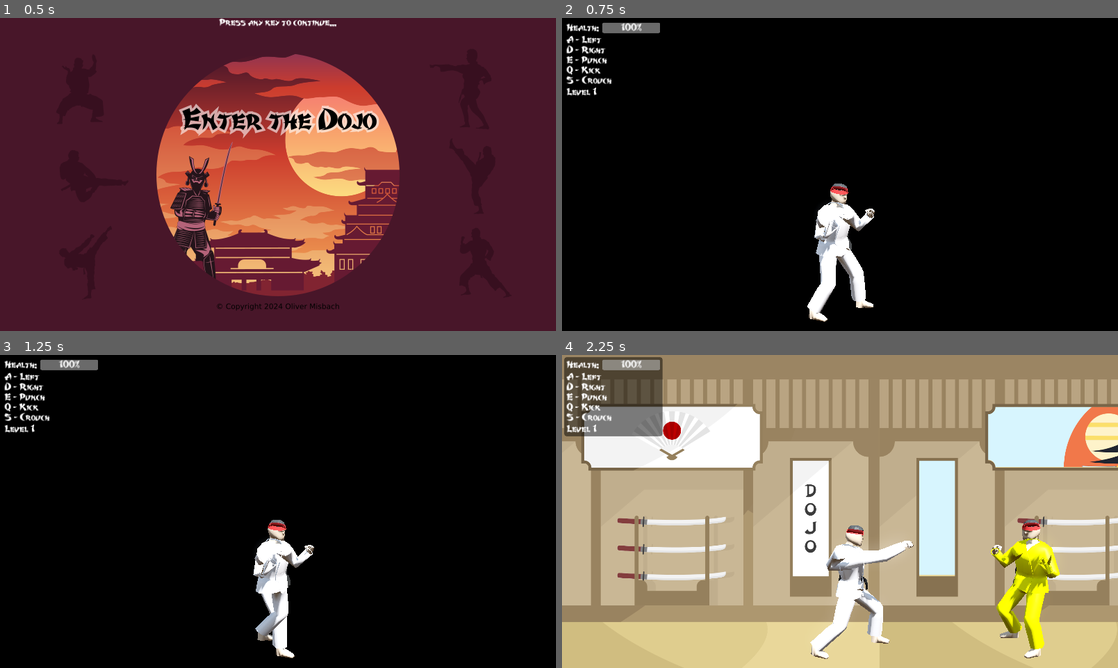
Above: before the commit, frames 1-4 (two rows, left to right).
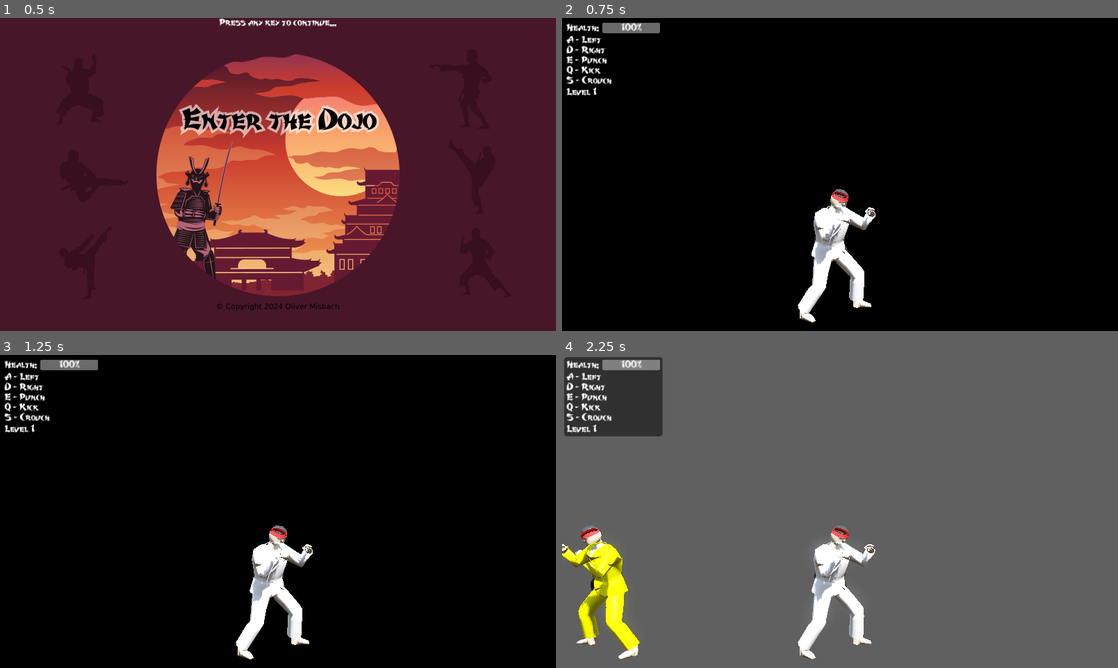
Above: after the commit, the same moments.

Repository: Oliver-Misbach/EnterTheDojo
Game: Godot game, scene res://src/menu/main_menu.tscn
Two runs of this game, one before a commit and one after it. Both use one fixed random seed, a clock stepped at 60 frames per second and the inputs below. The engine's default icon, where the game draws it, is replaced by a stand-in: a white triangle on a blue panel in a dark square.
Inputs:
- Up to frame 1 (0.5 s): no input
- Up to frame 2 (0.75 s): tap Enter at 0.5 s; hold D (right) from 0.53 s (still down); tap S (crouch) at 0.6 s
- Up to frame 3 (1.25 s): keep holding D (right)
- Up to frame 4 (2.25 s): release D (right) at 1.28 s; hold A (left) 1.28-2.03 s; tap Q (kick) at 1.35 s; hold D (right) from 2.03 s (still down); tap E (punch) at 2.1 s

Frame 1 is identical in both runs. In frame 2, 1.7% of the frame differs, in the area x 42-57%, y 52-98%; in frame 3, 2.5%; in frame 4, 98%, in the area x 0-100%, y 0-100%.
Error after the commit: Parse Error: Cannot find member "SPEED" in base "Character". (res://src/character/state/idle.gd:37)

Commit message:
export model scale and background scroll, adjust scale

Diff:
--- a/project.godot
+++ b/project.godot
@@ -74,3 +74,18 @@
 , Object(InputEventKey,"resource_local_to_scene":false,"resource_name":"","device":-1,"window_id":0,"alt_pressed":false …(186 unchanged characters)…
 ]
 }
+debug_reload={
+"deadzone": 0.5,
+"events": [Object(InputEventKey,"resource_local_to_scene":false,"resource_name":"","device":-1,"window_id":0,"alt_pressed":false,"shift_pressed":false,"ctrl_pressed":false,"meta_pressed":false,"pressed":false,"keycode":0,"physical_keycode":4194336,"key_label":0,"unicode":0,"location":0,"echo":false,"script":null)
+]
+}
+debug_pause={
+"deadzone": 0.5,
+"events": [Object(InputEventKey,"resource_local_to_scene":false,"resource_name":"","device":-1,"window_id":0,"alt_pressed":false,"shift_pressed":false,"ctrl_pressed":false,"meta_pressed":false,"pressed":false,"keycode":0,"physical_keycode":4194337,"key_label":0,"unicode":0,"location":0,"echo":false,"script":null)
+]
+}
+debug_resume={
+"deadzone": 0.5,
+"events": [Object(InputEventKey,"resource_local_to_scene":false,"resource_name":"","device":-1,"window_id":0,"alt_pressed":false,"shift_pressed":false,"ctrl_pressed":false,"meta_pressed":false,"pressed":false,"keycode":0,"physical_keycode":4194338,"key_label":0,"unicode":0,"location":0,"echo":false,"script":null)
+]
+}
--- a/src/character/character.gd
+++ b/src/character/character.gd
@@ -7,10 +7,11 @@
 signal death()
 
 
-const SPEED = 200.0
 #const JUMP_VELOCITY = -400.0
 
 
+@export var world: World
+@export var speed := 70.0
 @export var health := 1.0
 @export var crouch_damage_multiplier := 1.3
 
@@ -59,7 +60,8 @@
 
 
 func update_model_position() -> void:
-	model.position = Vector3(position.x / 64.0, -position.y / 64.0, 0.0)
+	#model.position = Vector3(position.x, 0.0, 0.0)
+	model.position = Vector3(position.x * world.model_scale, 0.0, 0.0)
 
 
 func try_damage() -> void:
--- a/src/character/character.tscn
+++ b/src/character/character.tscn
@@ -14,7 +14,7 @@
 [ext_resource type="Script" path="res://src/character/state/death.gd" id="12_u8qc8"]
 
 [sub_resource type="RectangleShape2D" id="RectangleShape2D_f2bci"]
-size = Vector2(56, 56)
+size = Vector2(64, 64)
 
 [sub_resource type="CircleShape2D" id="CircleShape2D_2d0kn"]
 radius = 1.0
@@ -45,18 +45,17 @@
 
 [node name="Character" type="CharacterBody2D"]
 script = ExtResource("1_feilg")
-metadata/_edit_group_ = true
 
 [node name="CollisionShape2D" type="CollisionShape2D" parent="."]
 shape = SubResource("RectangleShape2D_f2bci")
 
 [node name="Sprite2D" type="Sprite2D" parent="."]
 visible = false
-scale = Vector2(0.438, 0.438)
+scale = Vector2(0.5, 0.5)
 texture = ExtResource("2_l4r3p")
 
 [node name="HurtArea" type="Area2D" parent="."]
-position = Vector2(28, 0)
+position = Vector2(32, 0)
 metadata/_edit_group_ = true
 
 [node name="CollisionShape2D" type="CollisionShape2D" parent="HurtArea"]
@@ -69,56 +68,83 @@
 
 [node name="Skeleton3D" parent="Player_Character/Karate_Man_Rig" index="0"]
 bones/0/scale = Vector3(1, 1, 1)
-bones/2/rotation = Quaternion(-0.409336, 2.0897e-15, 0.912384, -4.64436e-15)
-bones/3/rotation = Quaternion(0.999839, 4.44161e-16, -0.0179412, -2.48313e-07)
+bones/1/position = Vector3(0.360484, -0.0162808, -1.44048)
+bones/1/rotation = Quaternion(0.409336, -7.78776e-15, 0.912384, -3.25311e-07)
+bones/2/position = Vector3(0.0513269, 0.368594, -1.4588)
+bones/2/rotation = Quaternion(-0.409336, 1.69311e-15, 0.912384, -1.63445e-15)
+bones/3/position = Vector3(0.190629, -0.454318, -0.122106)
+bones/3/rotation = Quaternion(0.999839, 7.79543e-16, -0.0179412, -2.48313e-07)
 bones/3/scale = Vector3(1, 1, 1)
-bones/5/rotation = Quaternion(-3.89808e-16, 0.016635, 1.63694e-16, 0.999862)
+bones/4/position = Vector3(-0.166915, 0.214167, -0.122105)
+bones/4/rotation = Quaternion(0.999839, 2.2208e-16, 0.0179408, -2.48313e-07)
+bones/5/position = Vector3(0.666782, 0.0216652, -0.401995)
+bones/5/rotation = Quaternion(-3.86871e-16, 0.016635, -1.28273e-17, 0.999862)
+bones/6/position = Vector3(0.00682307, 0.530284, -0.338917)
 bones/6/rotation = Quaternion(1.98655e-07, -0.0166347, -3.30501e-09, 0.999862)
+bones/7/position = Vector3(0.34781, -0.57954, -0.785086)
+bones/7/rotation = Quaternion(0.436128, 1.07222e-14, 0.899885, -3.46603e-07)
 bones/7/scale = Vector3(1, 1, 1)
-bones/8/rotation = Quaternion(-0.436128, -2.32383e-15, 0.899885, -1.71048e-16)
+bones/8/position = Vector3(-0.236476, 0.320247, -0.98298)
+bones/8/rotation = Quaternion(-0.436128, -1.56636e-15, 0.899885, 1.39187e-15)
 bones/8/scale = Vector3(1, 1, 1)
-bones/9/rotation = Quaternion(-0.743624, 2.09884e-07, 5.61421e-08, 0.668598)
-bones/10/rotation = Quaternion(0.0465496, -6.9631e-14, 1.10983e-08, 0.998916)
-bones/11/rotation = Quaternion(0.0390498, -2.38237e-07, 4.44428e-15, 0.999237)
-bones/12/rotation = Quaternion(0.0536856, -1.19037e-07, -1.91995e-08, 0.998558)
+bones/9/position = Vector3(-0.0565878, -0.161472, -0.832062)
+bones/9/rotation = Quaternion(-0.600096, 0.344001, -0.363826, 0.623842)
+bones/10/rotation = Quaternion(0.0874675, -0.000776302, 0.00620042, 0.996148)
+bones/11/rotation = Quaternion(0.0515554, 0.00180578, 0.0206537, 0.998455)
+bones/12/rotation = Quaternion(0.062323, -0.131168, 0.0347817, 0.988788)
 bones/12/scale = Vector3(1, 1, 1)
+bones/13/rotation = Quaternion(0.0111604, 0.00897168, 0.0230433, 0.999632)
 bones/13/scale = Vector3(1, 1, 1)
+bones/14/rotation = Quaternion(0.627815, 0.482471, 0.562641, -0.237709)
 bones/14/scale = Vector3(1, 1, 1)
-bones/15/rotation = Quaternion(-0.174466, 0.76168, 0.0889071, 0.617658)
-bones/16/rotation = Quaternion(0.15116, 0.0290065, -0.00235948, 0.988081)
+bones/15/rotation = Quaternion(0.0275593, 0.614998, -0.482856, 0.62279)
+bones/16/rotation = Quaternion(0.876179, 0.0141375, -0.0136764, 0.481585)
 bones/16/scale = Vector3(1, 1, 1)
-bones/17/rotation = Quaternion(-0.106146, -0.0152801, 0.0327658, 0.993693)
-bones/18/rotation = Quaternion(0.0148989, 0.000398379, -0.0229717, 0.999625)
+bones/17/rotation = Quaternion(-0.0230749, -0.0949753, 0.00632219, 0.995192)
+bones/18/rotation = Quaternion(0.0111622, 0.00987635, -0.659764, 0.751325)
 bones/18/scale = Vector3(1, 1, 1)
-bones/21/rotation = Quaternion(0.115003, 0.0227239, -0.185812, 0.975567)
+bones/19/rotation = Quaternion(2.11214e-07, -3.31698e-07, -0.634314, 0.773076)
+bones/20/rotation = Quaternion(-5.24332e-07, 8.19115e-07, -0.643023, 0.765847)
+bones/21/rotation = Quaternion(0.00704697, -0.0732666, -0.501332, 0.862118)
 bones/21/scale = Vector3(1, 1, 1)
+bones/22/rotation = Quaternion(-0.625151, 0.0062356, -0.0446231, 0.779202)
 bones/22/scale = Vector3(1, 1, 1)
-bones/23/rotation = Quaternion(0.672607, -0.439241, -0.545342, -0.239309)
+bones/23/rotation = Quaternion(0.713946, -0.435914, -0.427221, -0.343136)
 bones/23/scale = Vector3(1, 1, 1)
-bones/24/rotation = Quaternion(-0.174466, -0.761679, -0.088907, 0.617658)
-bones/25/rotation = Quaternion(0.15116, -0.0290065, 0.00235953, 0.988081)
+bones/24/rotation = Quaternion(-0.0749898, -0.486842, 0.32049, 0.809103)
+bones/25/rotation = Quaternion(0.835327, -0.0161273, 0.013039, 0.549362)
 bones/25/scale = Vector3(1, 1, 1)
-bones/26/rotation = Quaternion(-0.106146, 0.0152801, -0.0327658, 0.993693)
+bones/26/rotation = Quaternion(0.114153, 0.035043, 0.0529069, 0.991434)
 bones/26/scale = Vector3(1, 1, 1)
-bones/27/rotation = Quaternion(0.0148989, -0.000398373, 0.0229717, 0.999625)
+bones/27/rotation = Quaternion(0.0083663, -0.0147731, 0.564276, 0.825412)
+bones/28/rotation = Quaternion(1.96792e-07, 3.34713e-07, 0.634314, 0.773075)
+bones/29/rotation = Quaternion(-4.96638e-07, -8.34603e-07, 0.643023, 0.765847)
+bones/30/rotation = Quaternion(0.00704694, 0.0732666, 0.501332, 0.862118)
+bones/31/rotation = Quaternion(-0.625151, -0.00623561, 0.0446232, 0.779202)
 bones/31/scale = Vector3(1, 1, 1)
-bones/32/rotation = Quaternion(0.999483, 0.00896736, 0.00900712, 0.0295212)
-bones/32/scale = Vector3(1, 1, 1)
-bones/33/rotation = Quaternion(0.14783, 0.000988527, 0.00245946, 0.989009)
-bones/33/scale = Vector3(1, 1, 1)
-bones/34/rotation = Quaternion(-0.47566, 0.00527718, 0.0508842, 0.878141)
-bones/35/rotation = Quaternion(0.0430321, 0.936373, -0.347491, -0.024581)
+bones/32/rotation = Quaternion(0.948459, 0.167285, 0.0896635, 0.253776)
+bones/32/scale = Vector3(1, 1, 1.00001)
+bones/33/rotation = Quaternion(0.459415, 0.000887774, 0.00764334, 0.888189)
+bones/33/scale = Vector3(0.999999, 0.999998, 1)
+bones/34/rotation = Quaternion(-0.621685, 0.0707016, 0.224013, 0.747213)
+bones/34/scale = Vector3(1.00001, 0.999996, 1)
+bones/35/rotation = Quaternion(0.0430321, 0.936373, -0.347492, -0.024581)
 bones/35/scale = Vector3(1, 1, 1)
-bones/36/rotation = Quaternion(0.999483, -0.00896739, -0.0090069, 0.0295212)
-bones/36/scale = Vector3(1, 1, 1)
-bones/37/rotation = Quaternion(0.14783, -0.000988501, -0.00245948, 0.989009)
-bones/37/scale = Vector3(1, 1, 1)
-bones/38/rotation = Quaternion(-0.47566, -0.00527718, -0.0508842, 0.878141)
-bones/38/scale = Vector3(1, 1, 1)
-bones/39/rotation = Quaternion(-0.043032, 0.936373, -0.347492, 0.024581)
+bones/36/rotation = Quaternion(0.879534, -0.223072, 0.281757, 0.311885)
+bones/36/scale = Vector3(1, 1, 1.00001)
+bones/37/rotation = Quaternion(0.451499, -0.000891784, -0.00751168, 0.89224)
+bones/37/scale = Vector3(1, 0.999998, 1)
+bones/38/rotation = Quaternion(-0.487056, 0.186081, -0.0999489, 0.847444)
+bones/38/scale = Vector3(0.999997, 1, 1)
+bones/39/rotation = Quaternion(-0.0430321, 0.936373, -0.347492, 0.024581)
 bones/39/scale = Vector3(1, 1, 1)
-bones/40/rotation = Quaternion(-0.45454, -0.490322, -0.545344, 0.505546)
+bones/40/rotation = Quaternion(-0.529375, -0.396972, -0.616752, 0.42637)
 bones/40/scale = Vector3(1, 1, 1)
+bones/41/rotation = Quaternion(-0.358863, 0.000172011, -0.000299416, 0.93339)
+bones/42/rotation = Quaternion(-0.205818, 0.000150174, -0.000132912, 0.97859)
+bones/43/rotation = Quaternion(-0.529375, 0.396972, 0.616752, 0.42637)
+bones/44/rotation = Quaternion(-0.358863, -0.000172057, 0.000299523, 0.93339)
+bones/45/rotation = Quaternion(-0.205818, -0.000150209, 0.000132898, 0.97859)
 
 [node name="Karate_Man" parent="Player_Character/Karate_Man_Rig/Skeleton3D" index="0"]
 surface_material_override/0 = SubResource("StandardMaterial3D_7576j")
@@ -127,6 +153,7 @@
 surface_material_override/3 = SubResource("StandardMaterial3D_xfpa7")
 
 [node name="AnimationPlayer" parent="Player_Character" index="1"]
+autoplay = "idle"
 playback_default_blend_time = 0.2
 
 [node name="DebugLabel" type="Label3D" parent="Player_Character"]
--- a/src/character/enemy/boss/interface.gd
+++ b/src/character/enemy/boss/interface.gd
@@ -7,11 +7,5 @@
 @onready var progress_bar: ProgressBar = %ProgressBar
 
 
-# Called when the node enters the scene tree for the first time.
-func _ready() -> void:
-	boss.health
-
-
-# Called every frame. 'delta' is the elapsed time since the previous frame.
-func _process(delta: float) -> void:
-	pass
+func _process(_delta: float) -> void:
+	progress_bar.value = boss.health
--- a/src/character/enemy/enemy.tscn
+++ b/src/character/enemy/enemy.tscn
@@ -20,7 +20,7 @@
 dodge_style = SubResource("Resource_71lto")
 
 [node name="HurtArea" parent="." index="2"]
-position = Vector2(-28, 0)
+position = Vector2(-32, 0)
 
 [node name="Karate_Man_Rig" parent="Player_Character" index="0"]
 transform = Transform3D(7.54979e-08, 0, -1, 0, 0.884, 0, 1, 0, 7.54979e-08, 0, 0, 0)
--- a/src/character/player/player.tscn
+++ b/src/character/player/player.tscn
@@ -11,17 +11,6 @@
 
 [node name="Karate_Man_Rig" parent="Player_Character" index="0"]
 transform = Transform3D(7.54979e-08, 5.83461e-15, 1, -8.74228e-08, 0.884, 0, 1, 7.72817e-08, -7.54979e-08, 0, 0, 0)
-
-[node name="Skeleton3D" parent="Player_Character/Karate_Man_Rig" index="0"]
-bones/3/rotation = Quaternion(0.999839, 7.79543e-16, -0.0179412, -2.48313e-07)
-bones/13/rotation = Quaternion(0.00214492, 0.00414676, 0.0192383, 0.999804)
-bones/30/rotation = Quaternion(0.00704693, 0.0732666, 0.501332, 0.862118)
-bones/32/scale = Vector3(1, 1, 1.00001)
-bones/36/scale = Vector3(0.999999, 1, 1.00001)
-bones/41/rotation = Quaternion(-0.358863, 0.000172028, -0.00029943, 0.93339)
-bones/42/rotation = Quaternion(-0.205818, 0.000150178, -0.000132899, 0.97859)
-bones/44/rotation = Quaternion(-0.358863, -0.000172049, 0.000299536, 0.93339)
-bones/45/rotation = Quaternion(-0.205818, -0.000150205, 0.000132897, 0.97859)
 
 [node name="Camera3D" type="Camera3D" parent="Player_Character" index="2"]
 transform = Transform3D(1, 0, 0, 0, 0.984808, 0.173648, 0, -0.173648, 0.984808, 0, 3, 7)
--- a/src/level/debug_boss_only.tscn
+++ b/src/level/debug_boss_only.tscn
@@ -1,30 +1,9 @@
-[gd_scene load_steps=5 format=3 uid="uid://dpa3cqwsjrh5j"]
+[gd_scene load_steps=3 format=3 uid="uid://dpa3cqwsjrh5j"]
 
 [ext_resource type="PackedScene" uid="uid://csq0r4i000xch" path="res://src/world/world.tscn" id="1_07ipg"]
-[ext_resource type="Texture2D" uid="uid://bh6lok01v6bfp" path="res://assets/Floor3.png" id="2_5rpwh"]
-[ext_resource type="Texture2D" uid="uid://cbveomv0sowod" path="res://src/icon.svg" id="3_207hc"]
-
-[sub_resource type="RectangleShape2D" id="RectangleShape2D_7ji1a"]
-size = Vector2(4096, 32)
+[ext_resource type="Texture2D" uid="uid://u56fn0gs47h0" path="res://assets/Floor1.png" id="2_8egcc"]
 
 [node name="DebugBossOnly" instance=ExtResource("1_07ipg")]
 
-[node name="Sprite2D" parent="Parallax2D" index="0"]
-texture = ExtResource("2_5rpwh")
-
-[node name="StaticBody2D" type="StaticBody2D" parent="." index="6"]
-position = Vector2(512, 1000)
-metadata/_edit_group_ = true
-
-[node name="CollisionShape2D" type="CollisionShape2D" parent="StaticBody2D" index="0"]
-shape = SubResource("RectangleShape2D_7ji1a")
-
-[node name="Sprite2D" type="Sprite2D" parent="StaticBody2D" index="1"]
-texture_repeat = 2
-scale = Vector2(0.25, 0.25)
-texture = ExtResource("3_207hc")
-region_enabled = true
-region_rect = Rect2(0, 0, 16384, 128)
-
-[node name="Player" parent="." index="7"]
-position = Vector2(200, 956)
+[node name="Sprite2D" parent="Background" index="0"]
+texture = ExtResource("2_8egcc")
--- a/src/level/debug_empty.tscn
+++ b/src/level/debug_empty.tscn
@@ -1,33 +1,12 @@
-[gd_scene load_steps=5 format=3 uid="uid://c8so6f73lvass"]
+[gd_scene load_steps=3 format=3 uid="uid://c8so6f73lvass"]
 
 [ext_resource type="PackedScene" uid="uid://csq0r4i000xch" path="res://src/world/world.tscn" id="1_w30c4"]
-[ext_resource type="Texture2D" uid="uid://bh6lok01v6bfp" path="res://assets/Floor3.png" id="2_d6cbw"]
-[ext_resource type="Texture2D" uid="uid://cbveomv0sowod" path="res://src/icon.svg" id="3_en1hx"]
-
-[sub_resource type="RectangleShape2D" id="RectangleShape2D_7ji1a"]
-size = Vector2(4096, 32)
+[ext_resource type="Texture2D" uid="uid://u56fn0gs47h0" path="res://assets/Floor1.png" id="2_sj7iw"]
 
 [node name="DebugEmpty" instance=ExtResource("1_w30c4")]
-
-[node name="Sprite2D" parent="Parallax2D" index="0"]
-texture = ExtResource("2_d6cbw")
 
 [node name="EnemySpawner" parent="." index="3"]
 max_enemies = 0
 
-[node name="StaticBody2D" type="StaticBody2D" parent="." index="6"]
-position = Vector2(512, 1000)
-metadata/_edit_group_ = true
-
-[node name="CollisionShape2D" type="CollisionShape2D" parent="StaticBody2D" index="0"]
-shape = SubResource("RectangleShape2D_7ji1a")
-
-[node name="Sprite2D" type="Sprite2D" parent="StaticBody2D" index="1"]
-texture_repeat = 2
-scale = Vector2(0.25, 0.25)
-texture = ExtResource("3_en1hx")
-region_enabled = true
-region_rect = Rect2(0, 0, 16384, 128)
-
-[node name="Player" parent="." index="7"]
-position = Vector2(200, 956)
+[node name="Sprite2D" parent="Background" index="0"]
+texture = ExtResource("2_sj7iw")
--- a/src/level/level1.tscn
+++ b/src/level/level1.tscn
@@ -1,14 +1,10 @@
-[gd_scene load_steps=5 format=3 uid="uid://cfi5vtrehbrf6"]
+[gd_scene load_steps=4 format=3 uid="uid://cfi5vtrehbrf6"]
 
 [ext_resource type="PackedScene" uid="uid://csq0r4i000xch" path="res://src/world/world.tscn" id="1_8fvjr"]
 [ext_resource type="PackedScene" uid="uid://dnko3gmvxic7q" path="res://src/character/enemy/type/blue.tscn" id="2_ad4m2"]
 [ext_resource type="PackedScene" uid="uid://cefe5cykhb2an" path="res://src/character/enemy/type/yellow.tscn" id="3_fpwj5"]
-[ext_resource type="Texture2D" uid="uid://u56fn0gs47h0" path="res://assets/Floor1.png" id="4_kpg63"]
 
 [node name="Level 1" instance=ExtResource("1_8fvjr")]
 
-[node name="EnemySpawner" parent="." index="3"]
+[node name="EnemySpawner" parent="." index="4"]
 types = Array[PackedScene]([ExtResource("2_ad4m2"), ExtResource("3_fpwj5")])
-
-[node name="Sprite2D" parent="Background" index="0"]
-texture = ExtResource("4_kpg63")
--- /dev/null
+++ b/src/world/debug.gd
@@ -0,0 +1,11 @@
+extends Node
+
+
+func _unhandled_input(event: InputEvent) -> void:
+	if OS.is_debug_build():
+		if event.is_action_pressed(&"debug_pause"):
+			get_tree().paused = true
+		if event.is_action_pressed(&"debug_resume"):
+			get_tree().paused = false
+		if event.is_action_pressed(&"debug_reload"):
+			get_tree().reload_current_scene()
--- a/src/world/world.gd
+++ b/src/world/world.gd
@@ -2,13 +2,19 @@
 extends Node
 
 
-@onready var player: Player = $Player
+@export var model_scale := 0.015
+@export var background_scroll := 3.8
+@export var player: Player
+
+
+@onready var background: Parallax2D = %Background
 @onready var point_timer: Timer = $PointTimer
 
 
-func _on_next_level_body_entered(body: Node2D) -> void:
-	if body is Player:
-		complete_level()
+func _ready() -> void:
+	background.scroll_scale = Vector2(background_scroll, background_scroll)
+	# force update; works around Godot bug
+	background.screen_offset = Vector2.ZERO
 
 
 func complete_level() -> void:
@@ -21,3 +27,8 @@
 	Global.save_enc()
 
 	get_tree().change_scene_to_packed(preload("res://src/menu/score_menu.tscn"))
+
+
+func _on_next_level_body_entered(body: Node2D) -> void:
+	if body is Player:
+		complete_level()
--- a/src/world/world.tscn
+++ b/src/world/world.tscn
@@ -1,6 +1,7 @@
-[gd_scene load_steps=16 format=3 uid="uid://csq0r4i000xch"]
+[gd_scene load_steps=18 format=3 uid="uid://csq0r4i000xch"]
 
 [ext_resource type="Script" path="res://src/world/world.gd" id="1_3klmo"]
+[ext_resource type="Script" path="res://src/world/debug.gd" id="2_s04er"]
 [ext_resource type="PackedScene" uid="uid://dnko3gmvxic7q" path="res://src/character/enemy/type/blue.tscn" id="4_2xdc0"]
 [ext_resource type="PackedScene" uid="uid://ksdjb1tbboha" path="res://src/character/player/player.tscn" id="5_45di6"]
 [ext_resource type="Script" path="res://src/world/enemy_spawner.gd" id="5_q0b4x"]
@@ -8,6 +9,7 @@
 [ext_resource type="PackedScene" uid="uid://w3xuec13fpgc" path="res://src/character/enemy/type/green.tscn" id="6_vcgl2"]
 [ext_resource type="PackedScene" uid="uid://b5qtj00q0awjg" path="res://src/character/enemy/type/red.tscn" id="7_obe8y"]
 [ext_resource type="PackedScene" uid="uid://c6hat4xli5ja1" path="res://src/character/enemy/type/black.tscn" id="8_vgjmd"]
+[ext_resource type="Texture2D" uid="uid://u56fn0gs47h0" path="res://assets/Floor1.png" id="9_pxxcl"]
 [ext_resource type="PackedScene" uid="uid://mblwsep6ogyj" path="res://src/world/interface/interface.tscn" id="10_xb44s"]
 [ext_resource type="Texture2D" uid="uid://cbveomv0sowod" path="res://src/icon.svg" id="11_q0wkl"]
 
@@ -31,8 +33,10 @@
 [sub_resource type="RectangleShape2D" id="RectangleShape2D_w5r1p"]
 size = Vector2(64, 4096)
 
-[node name="World" type="Node"]
+[node name="World" type="Node" node_paths=PackedStringArray("player")]
 script = ExtResource("1_3klmo")
+background_scroll = 3.7
+player = NodePath("Player")
 
 [node name="WorldEnvironment" type="WorldEnvironment" parent="."]
 environment = SubResource("Environment_cnr5b")
@@ -43,6 +47,10 @@
 
 [node name="Interface" parent="." node_paths=PackedStringArray("world") instance=ExtResource("10_xb44s")]
 world = NodePath("..")
+
+[node name="Debug" type="Node" parent="."]
+process_mode = 3
+script = ExtResource("2_s04er")
 
 [node name="EnemySpawner" type="Node" parent="." node_paths=PackedStringArray("world")]
 script = ExtResource("5_q0b4x")
@@ -60,13 +68,18 @@
 autostart = true
 
 [node name="Background" type="Parallax2D" parent="."]
+unique_name_in_owner = true
 
 [node name="Sprite2D" type="Sprite2D" parent="Background"]
+visible = false
 scale = Vector2(1.161, 1.161)
+texture = ExtResource("9_pxxcl")
 centered = false
 
-[node name="Player" parent="." instance=ExtResource("5_45di6")]
+[node name="Player" parent="." node_paths=PackedStringArray("world") instance=ExtResource("5_45di6")]
 position = Vector2(200, 0)
+world = NodePath("..")
+metadata/_edit_group_ = true
 
 [node name="NextLevel" type="Area2D" parent="."]
 position = Vector2(2000, 0)
